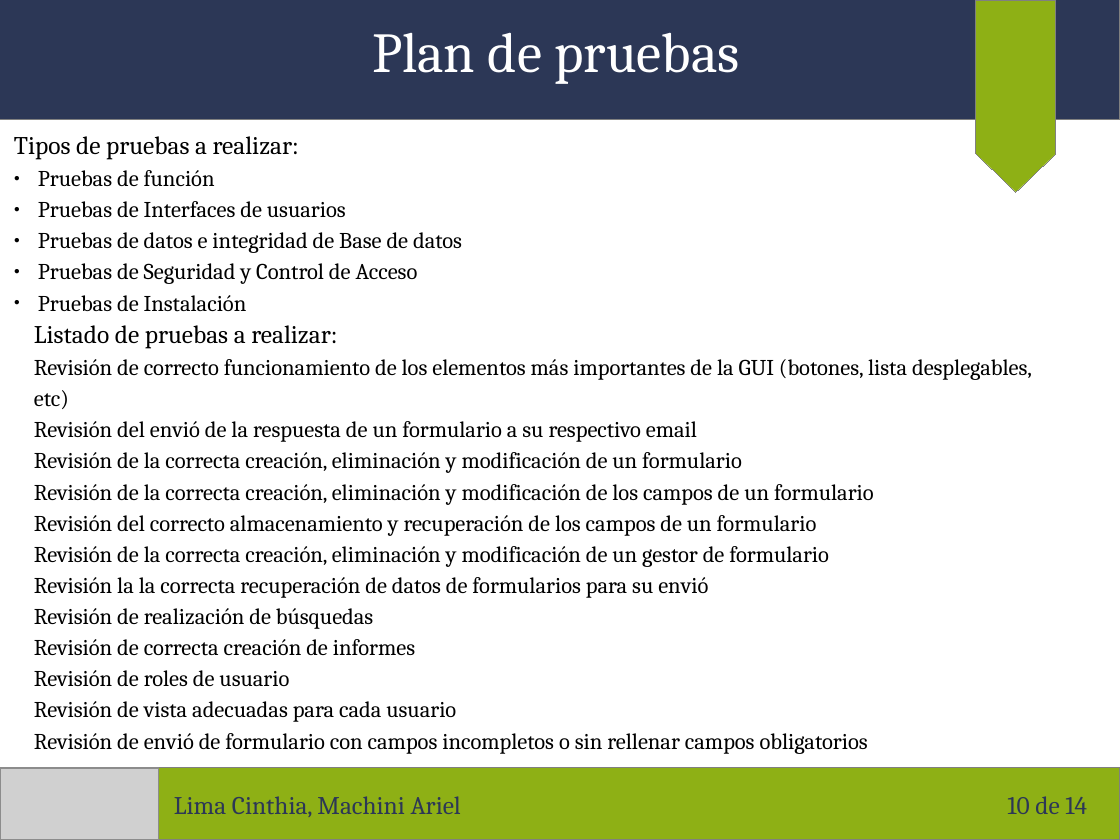
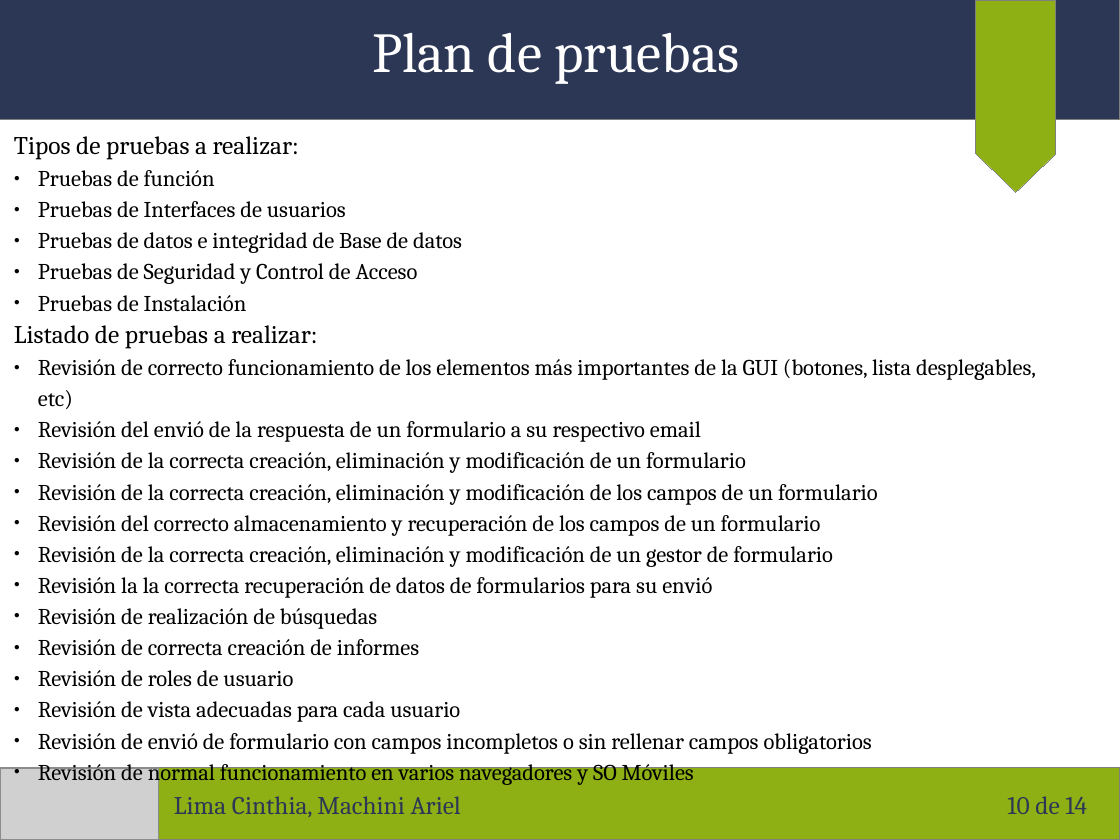
Before and after one commit to arielmachini/Caciar, a slide deck: slide 10 of Presentaciones/Presentación 07-11-2017.odp. Drawn at 1120x840 pixels with LibreOffice and Linux fonts; fonts in the diff are those of the drawing; grey boxes stand for pictures. Boxes give left, top, right and bottom in pixels: in the first picture for what was removed or moved away, otherwise in the second. Text is boxed around its words. In the diff, an @@ line names an element or a change of style, - is before the commit and + after.

```diff
--- a/Presentaciones/Presentación 07-11-2017.odp
+++ b/Presentaciones/Presentación 07-11-2017.odp
@@ text "Listado de pruebas a realizar:": place and size @@
-text "Listado de pruebas a realizar:" at (34, 325, 1032, 754)
+text "Listado de pruebas a realizar:" at (14, 325, 1036, 785)
@@ text at (38, 359, 1036, 754): bullet none to ● @@
@@ text at (38, 758, 694, 785): paragraph added @@
+● Revisión de normal funcionamiento en varios navegadores y SO Móviles
```
Also in this commit, not shown: 5 other slides changed.
